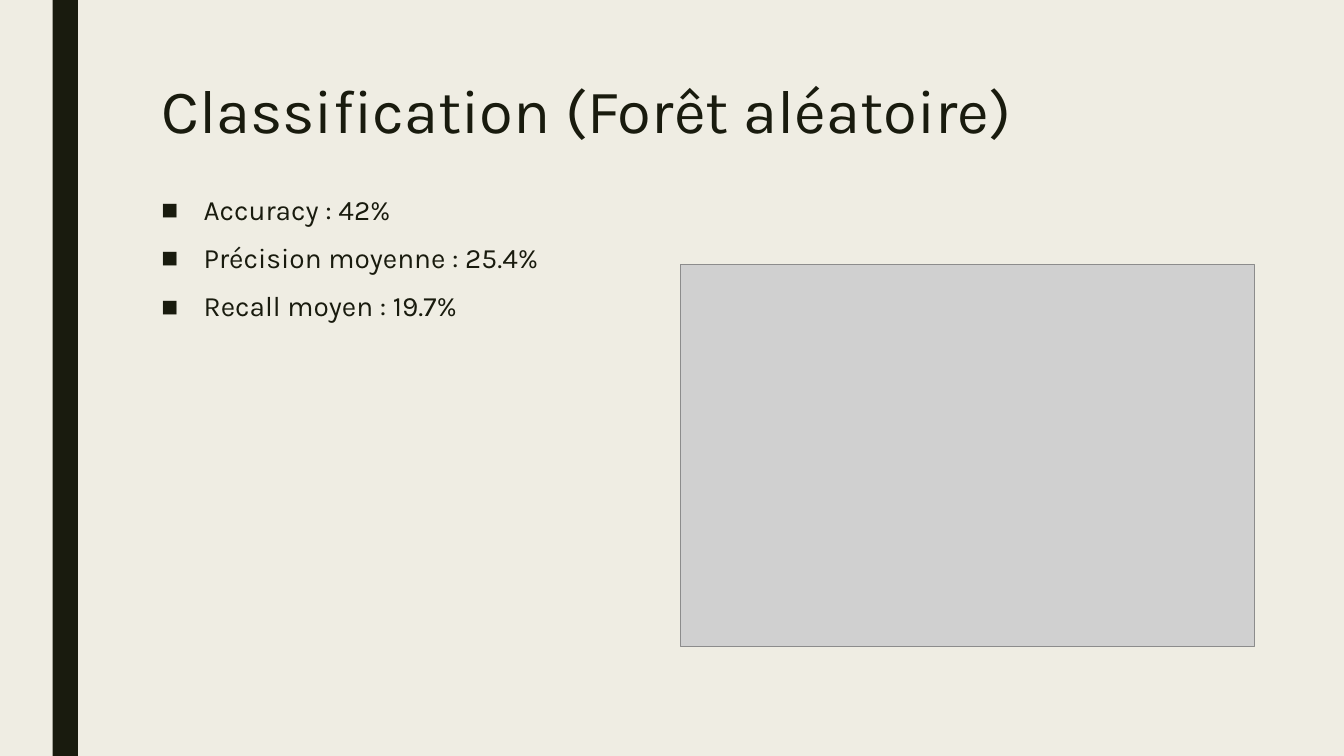
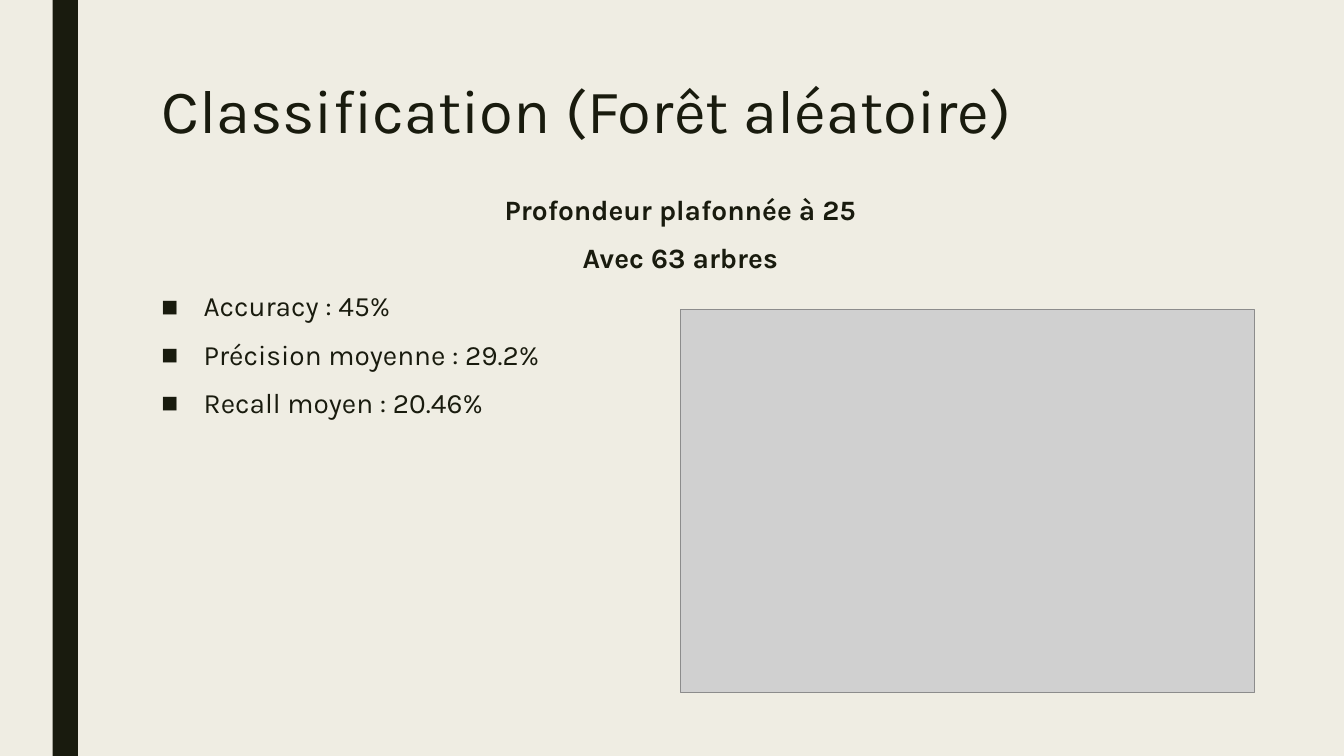
Before and after one commit to HamaniKhalil/black-friday-predict, a slide deck: slide 38 of presentation/fdd-hk-presentation-bf.pptx (slide 37 before the commit). Drawn at 1344x756 pixels with LibreOffice and Linux fonts; fonts in the diff are those of the drawing; grey boxes stand for pictures. Boxes give left, top, right and bottom in pixels: in the first picture for what was removed or moved away, otherwise in the second. Text is boxed around its words. In the diff, an @@ line names an element or a change of style, - is before the commit and + after.

```diff
--- a/presentation/fdd-hk-presentation-bf.pptx
+++ b/presentation/fdd-hk-presentation-bf.pptx
@@ text at box(204, 198, 855, 420): text changed @@
-■ Accuracy : 42%
-■ Précision moyenne : 25.4%
-■ Recall moyen : 19.7%
+Profondeur plafonnée à 25
+Avec 63 arbres
+■ Accuracy : 45%
+■ Précision moyenne : 29.2%
+■ Recall moyen : 20.46%
@@ picture: place and size @@
-picture at box(681, 264, 1254, 646)
+picture at box(681, 310, 1254, 692)
```
Also in this commit, not shown: 9 other slides changed, 1 slide added, 1 other file.
